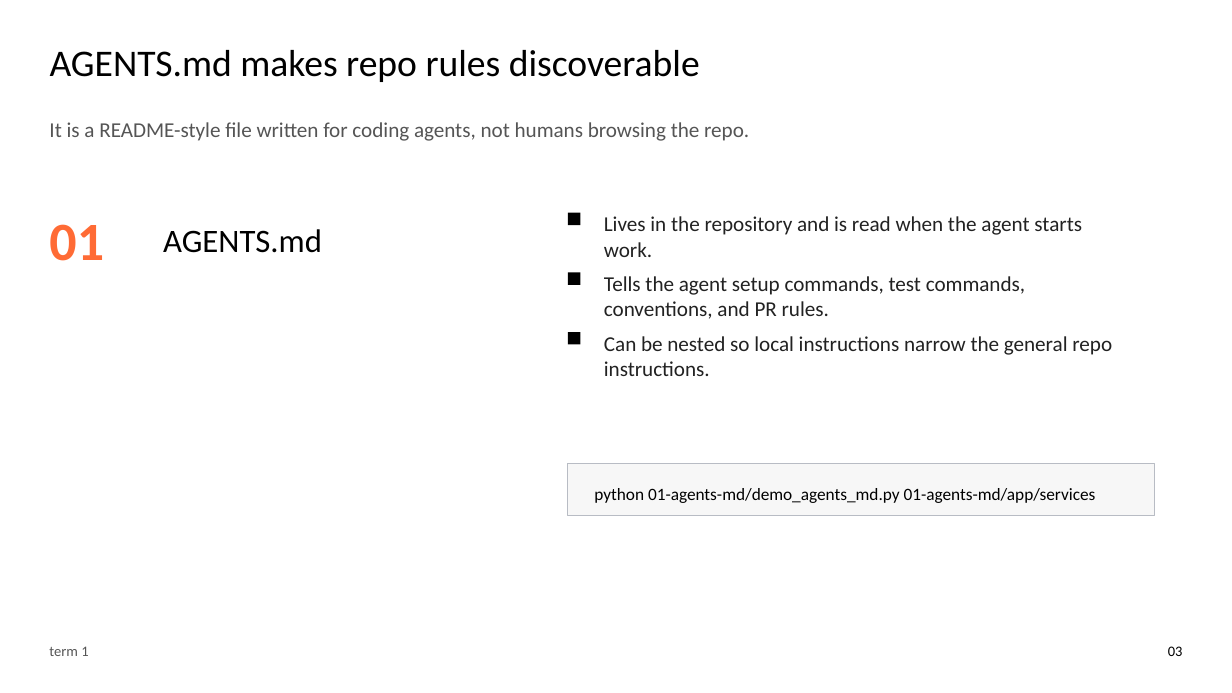
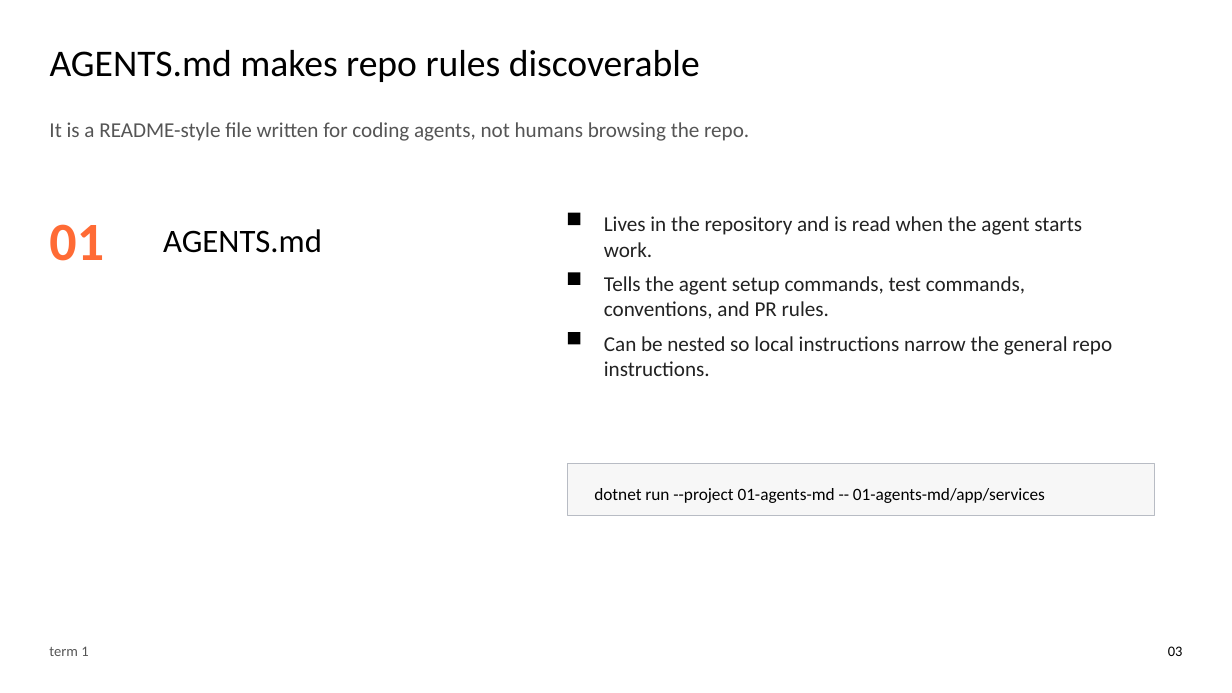
Before and after one commit to devlinduldulao/fagfestivalen, a slide deck: slide 3 of ai-agent-terms-conference-talk.pptx. Drawn at 1232x693 pixels with LibreOffice and Linux fonts; fonts in the diff are those of the drawing. Boxes give left, top, right and bottom in pixels: in the first picture for what was removed or moved away, otherwise in the second. Text is boxed around its words. In the diff, an @@ line names an element or a change of style, - is before the commit and + after.

Commit message:
migrated to dotnet

```diff
--- a/ai-agent-terms-conference-talk.pptx
+++ b/ai-agent-terms-conference-talk.pptx
@@ text at (594,488,1045,503): text changed @@
-python 01-agents-md/demo_agents_md.py 01-agents-md/app/services
+dotnet run --project 01-agents-md -- 01-agents-md/app/services
```
Also in this commit, not shown: 5 other slides changed, 35 other files.
